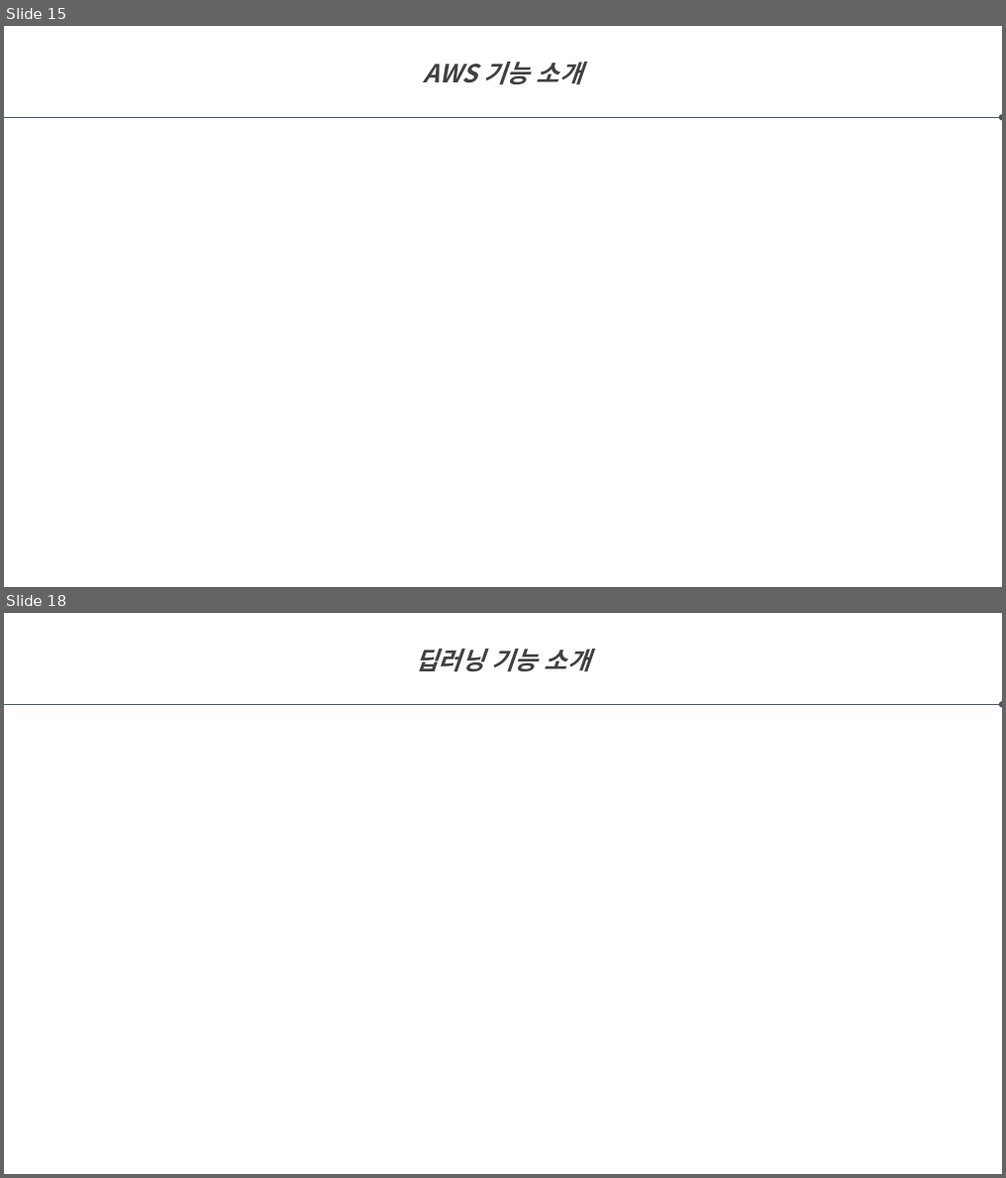
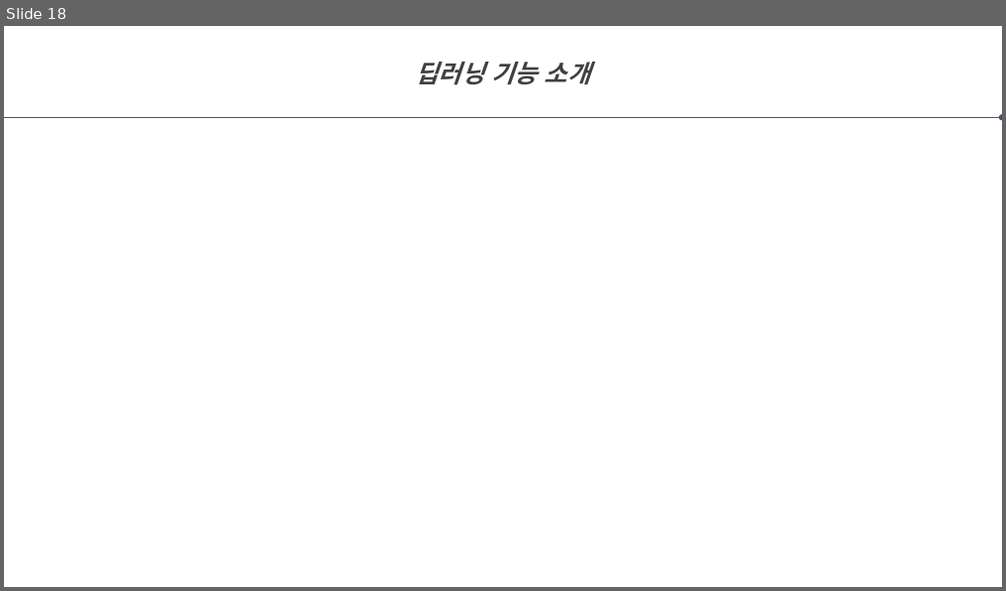
Before and after one commit to labory4302/SmartFarm, a slide deck: smartfarm.pptx. Shown one above the other, each under a label of ours: slides 15 and 18 before the commit, slide 18 after it; the slides between them are not shown. The pictures are 1006x1178 and 1006x591 pixels, drawn with LibreOffice and Linux fonts; fonts in the diff are those of the drawing. Boxes give left, top, right and bottom in pixels: in the first picture for what was removed or moved away, otherwise in the second. Text is boxed around its words. In the diff, an @@ line names an element or a change of style, - is before the commit and + after.

```diff
--- a/smartfarm.pptx
+++ b/smartfarm.pptx
@@ slide 15 removed at [4, 26, 1002, 587], background #FFFFFF @@
@@ text removed at [424, 62, 582, 85] @@
-AWS 기능 소개
@@ arrow removed from (4, 117) to (1002, 117) @@
```
Also in this commit, not shown: 2 slides changed, 3 slides added, 2 other slides removed.
